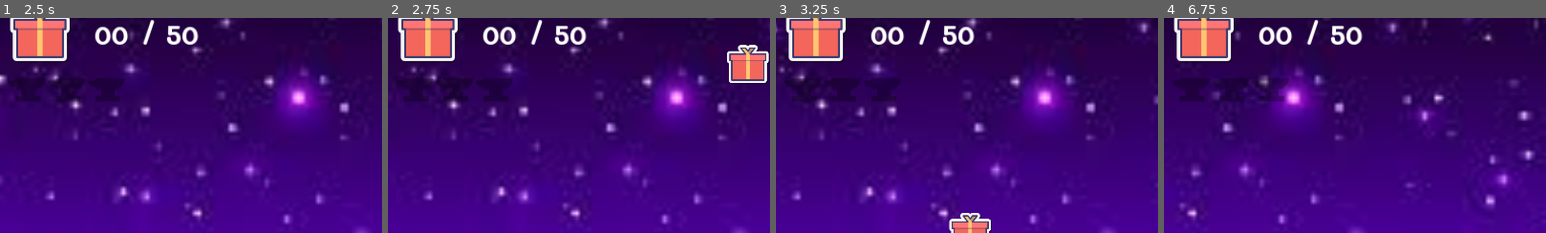
Above: before the commit, frames 1-4 (left to right).
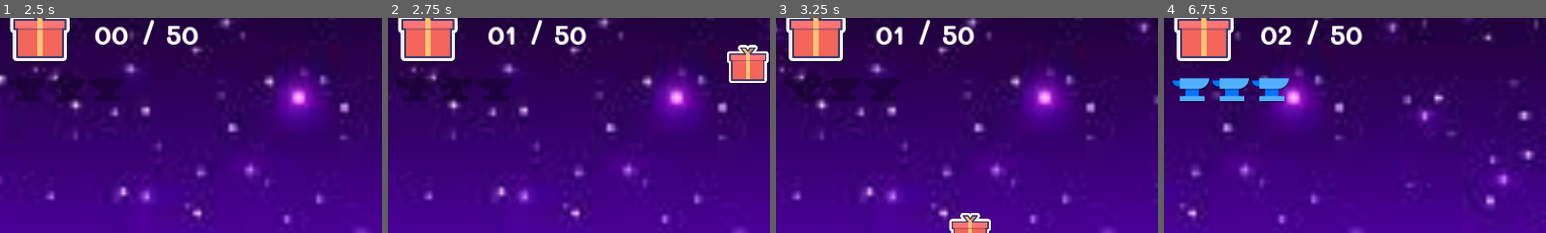
Above: after the commit, the same moments.

Repository: DfindWox/TGD-Jame-Gam-Christmas-Edition
Game: Godot game, scene res://scenes/levels/test.tscn
Same seed, same stepped clock (60 frames per second), same inputs: the game is played once before the commit and once after it. The engine's default icon, where the game draws it, is replaced by a stand-in: a white triangle on a blue panel in a dark square.
Inputs:
- Up to frame 1 (2.5 s): hold Right (move_right) 0.53-1.28 s; hold Shift (fever) 0.53-1.28 s; hold Down (move_down) 1.28-2.03 s; tap Shift (fever) at 1.35 s; hold Right (move_right) from 2.03 s (still down); hold Shift (fever) from 2.03 s (still down)
- Up to frame 2 (2.75 s): keep holding Right (move_right); keep holding Shift (fever)
- Up to frame 3 (3.25 s): release Right (move_right) at 2.78 s; release Shift (fever) at 2.78 s; hold Up (move_up) from 2.78 s (still down); tap Shift (fever) at 2.85 s
- Up to frame 4 (6.75 s): release Up (move_up) at 3.53 s; hold Shift (fever) 3.53-4.28 s; hold Left (move_left) 3.53-5.03 s; tap Shift (fever) at 4.35, 5.85 s; hold Down (move_down) 5.03-5.78 s; hold Shift (fever) 5.03-5.78 s; hold Right (move_right) 5.78-6.53 s; hold Up (move_up) from 6.53 s (still down); hold Shift (fever) from 6.53 s (still down)
The pictures show only the part of the screen within x 0-50%, y 6-56%; the shares and areas given below are measured in that part.

Frame 1 is identical in both runs. In frame 2, 0.5% of the frame differs, in the area x 24-34%, y 4-13%; in frame 3, 0.5%; in frame 4, 2.7%, in the area x 2-34%, y 3-40%.

Commit message:
efeitos sonoros parte 1

Diff:
--- a/scenes/bullet.tscn
+++ b/scenes/bullet.tscn
@@ -1,7 +1,10 @@
-[gd_scene load_steps=4 format=3 uid="uid://dxo888f2j3ish"]
+[gd_scene load_steps=7 format=3 uid="uid://dxo888f2j3ish"]
 
 [ext_resource type="Script" path="res://src/Bullet.gd" id="1_ibv5s"]
 [ext_resource type="Texture2D" uid="uid://drgo5el3u62ys" path="res://assets/images/icons8-anvil-60.png" id="2_n0jmp"]
+[ext_resource type="AudioStream" uid="uid://qf38gc3y4i5v" path="res://assets/sfx/item_falling.ogg" id="3_3omem"]
+[ext_resource type="AudioStream" uid="uid://buseb1mw7dim" path="res://assets/sfx/anvil_falling.ogg" id="4_3bigv"]
+[ext_resource type="AudioStream" uid="uid://b3g4vlgyy5bak" path="res://assets/sfx/higgs01_yay.wav" id="5_70ox7"]
 
 [sub_resource type="CircleShape2D" id="CircleShape2D_w2mac"]
 radius = 40.0
@@ -19,3 +22,16 @@
 shape = SubResource("CircleShape2D_w2mac")
 
 [node name="VisibleOnScreenNotifier2D" type="VisibleOnScreenNotifier2D" parent="."]
+
+[node name="sfx_falling" type="AudioStreamPlayer" parent="."]
+stream = ExtResource("3_3omem")
+
+[node name="sfx_anvil" type="AudioStreamPlayer" parent="."]
+stream = ExtResource("4_3bigv")
+volume_db = -2.811
+
+[node name="sfx_happy" type="AudioStreamPlayer" parent="."]
+stream = ExtResource("5_70ox7")
+volume_db = -5.0
+
+[connection signal="screen_exited" from="VisibleOnScreenNotifier2D" to="." method="_on_visible_on_screen_notifier_2d_screen_exited"]
--- a/src/Bullet.gd
+++ b/src/Bullet.gd
@@ -11,6 +11,7 @@
 
 func _ready():
 	set_sprite()
+	$sfx_falling.play()
 
 
 func set_sprite():
@@ -22,3 +23,16 @@
 			$Sprite2D.texture = texture_anvil
 			$Sprite2D.scale = Vector2(1,1)*1.2
 	#print_debug($Sprite2D.scale)
+
+
+func _on_visible_on_screen_notifier_2d_screen_exited():
+	if item_type == Type.ANVIL:
+		$sfx_anvil.play()
+		PlayerData.add_strike()
+	elif item_type == Type.PRESENT:
+		$sfx_happy.play()
+		PlayerData.add_score()
+
+	# esperar um segundo antes de deletar
+	await get_tree().create_timer(1.0).timeout
+	queue_free()
Not shown, added: assets/sfx/anvil_falling.ogg.import
Not shown, added: assets/sfx/higgs01_yay.wav.import
Not shown, added: assets/sfx/item_falling.ogg.import
Not shown, added: assets/sfx/anvil_falling.ogg
Not shown, added: assets/sfx/higgs01_yay.wav
Not shown, added: assets/sfx/item_falling.ogg
